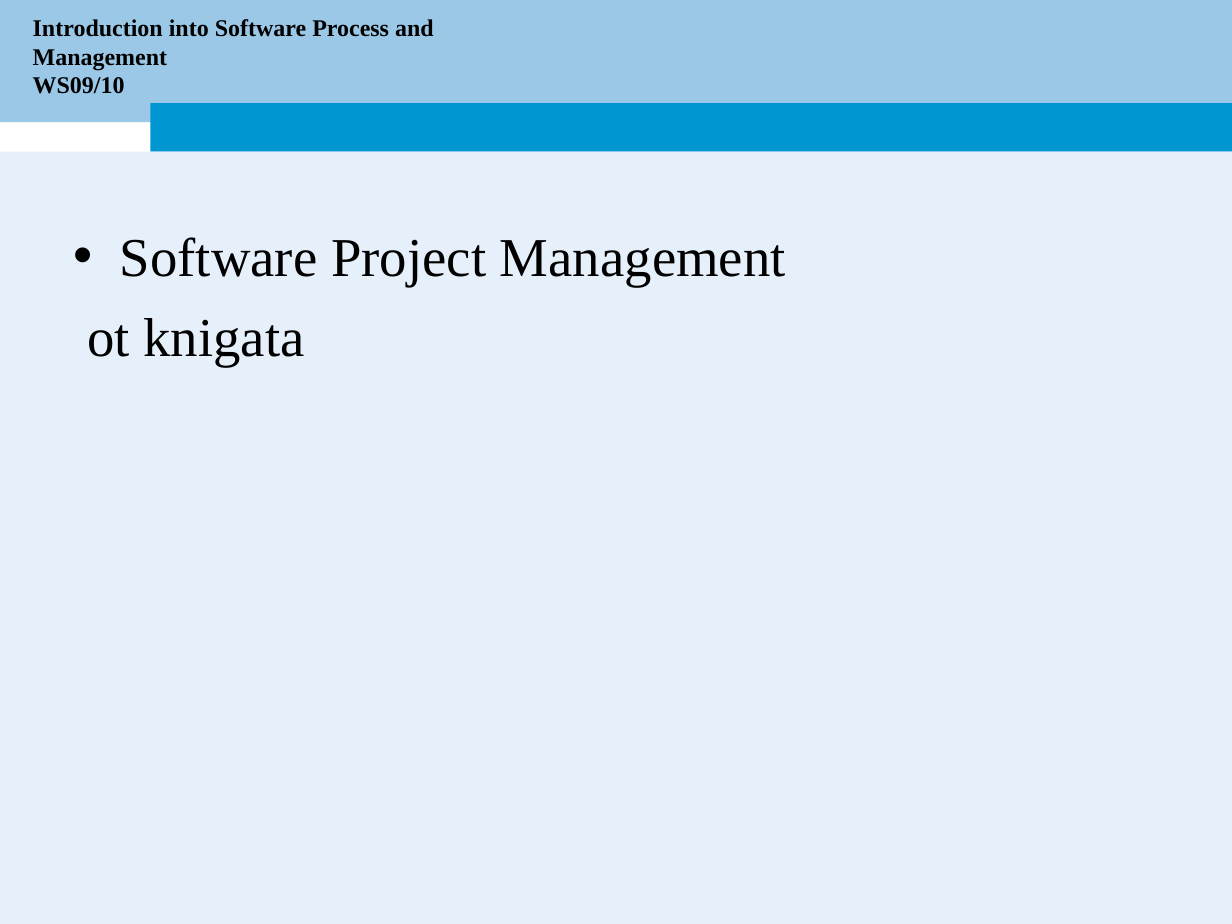
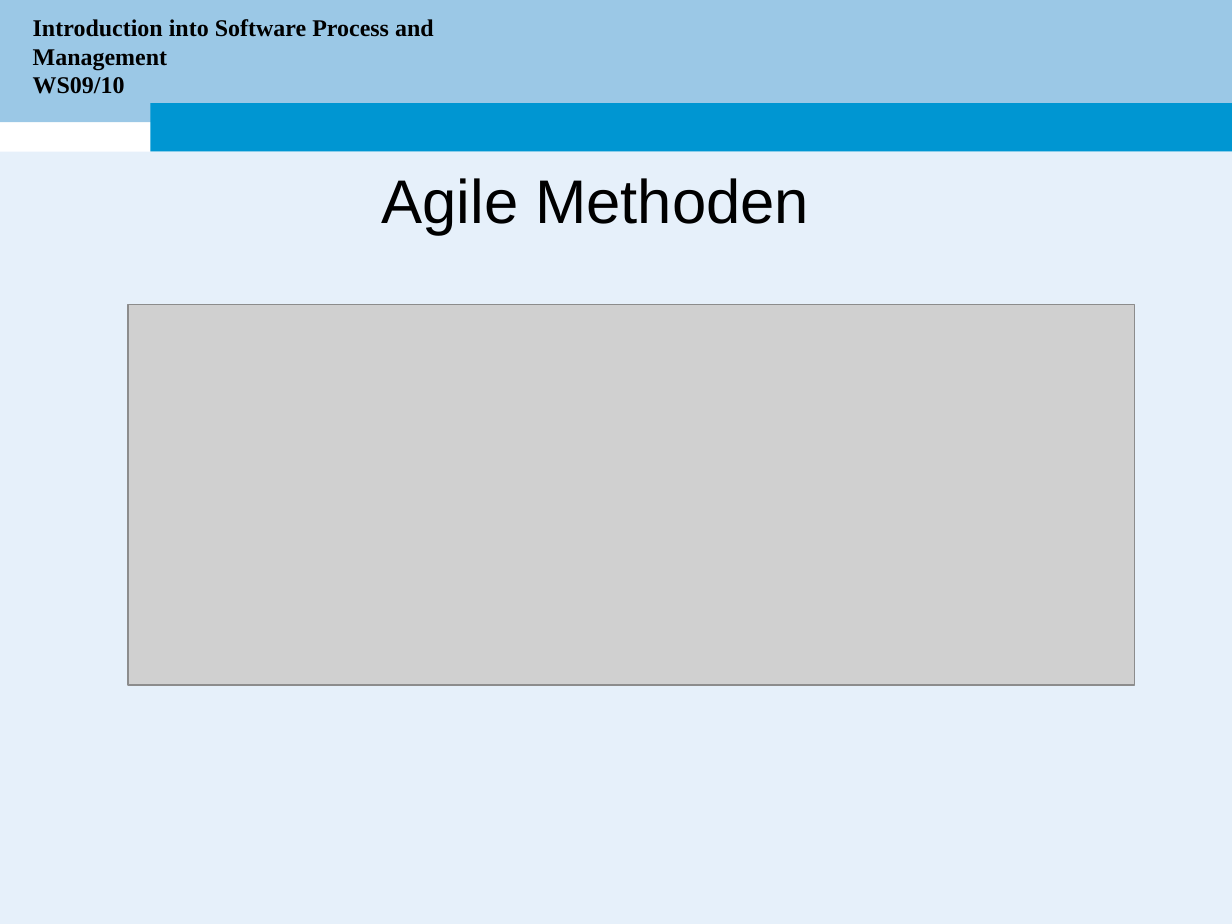
Before and after one commit to electrojit/simeonov, a slide deck: slide 16 of WS10/Bachelor Seminar/Presentaetion/Seminar-Simeonov.ppt (slide 7 before the commit). Drawn at 1232x924 pixels with LibreOffice and Linux fonts; fonts in the diff are those of the drawing; grey boxes stand for pictures; background and template pictures are left out. Boxes give left, top, right and bottom in pixels: in the first picture for what was removed or moved away, otherwise in the second. Text is boxed around its words. In the diff, an @@ line names an element or a change of style, - is before the commit and + after.

```diff
--- a/WS10/Bachelor Seminar/Presentaetion/Seminar-Simeonov.ppt
+++ b/WS10/Bachelor Seminar/Presentaetion/Seminar-Simeonov.ppt
@@ text added at box(381, 178, 809, 234), 36 pt, text #000000 @@
+Agile Methoden
@@ text removed at box(87, 237, 786, 366) @@
-• Software Project Management
-ot knigata
@@ picture added at box(128, 304, 1135, 685) @@
```
Also in this commit, not shown: 6 other slides changed, 5 slides added, 1 slide removed, 4 other files.
